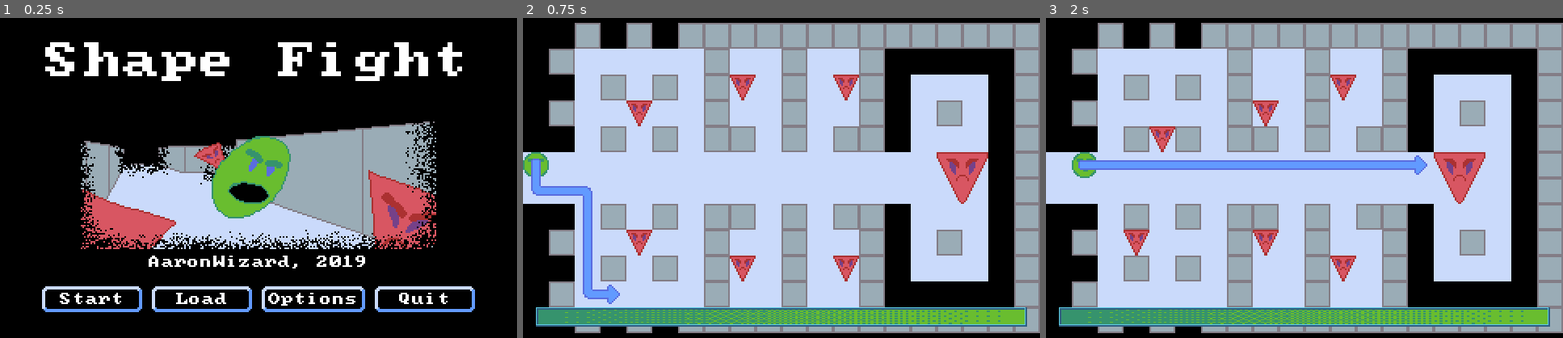
Above: before the commit, frames 1-3 (left to right).
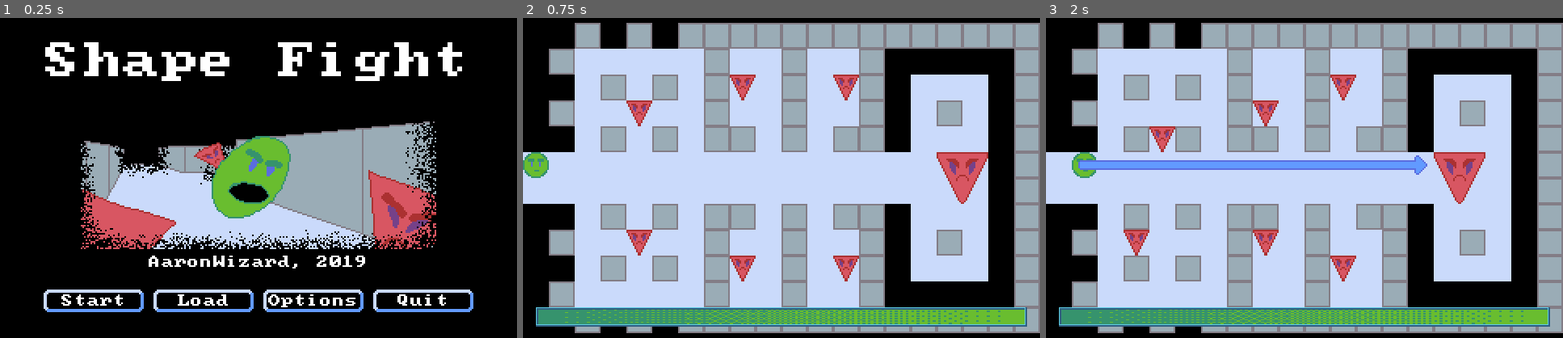
Above: after the commit, the same moments.

Repository: AaronWizard/ShapeFight
Game: Godot game, scene res://MainMenu.tscn
Same seed, same stepped clock (60 frames per second), same inputs: the game is played once before the commit and once after it.
Inputs (mouse positions are in pixels of both pictures, inside the frame that each line leads up to):
- Up to frame 1 (0.25 s): no input
- Up to frame 2 (0.75 s): click "Start" at 0.5 s
- Up to frame 3 (2 s): tap Enter at 1.25 s; move the mouse to (1418, 162) at 1.27 s; press the mouse at (1418, 162) at 1.28 s; hold Right (move_east) from 1.28 s (still down)

The runs differ from the first frame. In frame 1, 2.5% of the frame differs, in the area x 8-92%, y 83-92%; in frame 2, 1.3%; in frame 3, nothing differs.

Commit message:
Adjusted sizes of panels and buttons

Diff:
--- a/MainMenu.tscn
+++ b/MainMenu.tscn
@@ -42,37 +42,37 @@
 text = "AaronWizard, 2019"
 
 [node name="Buttons" type="HBoxContainer" parent="."]
-margin_left = 9.0
-margin_top = 150.0
-margin_right = 279.0
+margin_left = 10.0
+margin_top = 152.0
+margin_right = 278.0
 margin_bottom = 168.0
 size_flags_horizontal = 4
 size_flags_vertical = 10
 
 [node name="Start" type="Button" parent="Buttons"]
 margin_right = 64.0
-margin_bottom = 18.0
+margin_bottom = 16.0
 rect_min_size = Vector2( 64, 0 )
 text = "Start"
 
 [node name="Load" type="Button" parent="Buttons"]
 margin_left = 68.0
 margin_right = 132.0
-margin_bottom = 18.0
+margin_bottom = 16.0
 rect_min_size = Vector2( 64, 0 )
 text = "Load"
 
 [node name="Options" type="Button" parent="Buttons"]
 margin_left = 136.0
-margin_right = 202.0
-margin_bottom = 18.0
+margin_right = 200.0
+margin_bottom = 16.0
 rect_min_size = Vector2( 64, 0 )
 text = "Options"
 
 [node name="Quit" type="Button" parent="Buttons"]
-margin_left = 206.0
-margin_right = 270.0
-margin_bottom = 18.0
+margin_left = 204.0
+margin_right = 268.0
+margin_bottom = 16.0
 rect_min_size = Vector2( 64, 0 )
 text = "Quit"
 [connection signal="pressed" from="Buttons/Start" to="." method="_on_Start_pressed"]
--- a/Resources/Themes/button_normal_stylebox.tres
+++ b/Resources/Themes/button_normal_stylebox.tres
@@ -3,15 +3,13 @@
 [ext_resource path="res://Assets/Graphics/GUI/button.png" type="Texture" id=1]
 
 [resource]
-content_margin_left = 5.0
-content_margin_right = 5.0
-content_margin_top = 5.0
-content_margin_bottom = 5.0
+content_margin_left = 4.0
+content_margin_right = 4.0
+content_margin_top = 4.0
+content_margin_bottom = 4.0
 texture = ExtResource( 1 )
-region_rect = Rect2( 0, 0, 12, 12 )
-margin_left = 5.0
-margin_right = 5.0
-margin_top = 5.0
-margin_bottom = 5.0
-axis_stretch_horizontal = 2
-axis_stretch_vertical = 2
+region_rect = Rect2( 0, 0, 16, 16 )
+margin_left = 4.0
+margin_right = 4.0
+margin_top = 4.0
+margin_bottom = 4.0
--- a/Resources/Themes/button_pressed_stylebox.tres
+++ b/Resources/Themes/button_pressed_stylebox.tres
@@ -8,10 +8,8 @@
 content_margin_top = 4.0
 content_margin_bottom = 4.0
 texture = ExtResource( 1 )
-region_rect = Rect2( 13, 0, 12, 12 )
-margin_left = 5.0
-margin_right = 5.0
-margin_top = 5.0
-margin_bottom = 5.0
-axis_stretch_horizontal = 2
-axis_stretch_vertical = 2
+region_rect = Rect2( 17, 0, 16, 16 )
+margin_left = 4.0
+margin_right = 4.0
+margin_top = 4.0
+margin_bottom = 4.0
--- a/Resources/Themes/panel_stylebox.tres
+++ b/Resources/Themes/panel_stylebox.tres
@@ -8,10 +8,8 @@
 content_margin_top = 3.0
 content_margin_bottom = 3.0
 texture = ExtResource( 1 )
-region_rect = Rect2( 0, 0, 12, 12 )
+region_rect = Rect2( 0, 0, 16, 16 )
 margin_left = 3.0
 margin_right = 3.0
 margin_top = 3.0
 margin_bottom = 3.0
-axis_stretch_horizontal = 2
-axis_stretch_vertical = 2
--- a/SaveLoadDialog.tscn
+++ b/SaveLoadDialog.tscn
@@ -14,6 +14,7 @@
 margin_bottom = 197.0
 
 [node name="VBoxContainer" type="VBoxContainer" parent="ScrollContainer"]
+editor/display_folded = true
 margin_left = 3.0
 margin_top = 3.0
 margin_right = 371.0
@@ -124,29 +125,28 @@
 "
 
 [node name="VBoxContainer" type="VBoxContainer" parent="."]
-visible = false
 margin_left = 3.0
 margin_top = 3.0
-margin_right = 153.0
-margin_bottom = 110.0
+margin_right = 317.0
+margin_bottom = 197.0
 
 [node name="Buttons" type="HBoxContainer" parent="VBoxContainer"]
-margin_right = 150.0
-margin_bottom = 18.0
+margin_right = 314.0
+margin_bottom = 16.0
 
 [node name="Save" type="Button" parent="VBoxContainer/Buttons"]
-margin_right = 42.0
-margin_bottom = 18.0
+margin_right = 40.0
+margin_bottom = 16.0
 text = "Save"
 
 [node name="Load" type="Button" parent="VBoxContainer/Buttons"]
-margin_left = 46.0
-margin_right = 88.0
-margin_bottom = 18.0
+margin_left = 44.0
+margin_right = 84.0
+margin_bottom = 16.0
 text = "Load"
 
 [node name="Delete" type="Button" parent="VBoxContainer/Buttons"]
-margin_left = 92.0
-margin_right = 150.0
-margin_bottom = 18.0
+margin_left = 88.0
+margin_right = 144.0
+margin_bottom = 16.0
 text = "Delete"
Binary file changed: Assets/Graphics/GUI/button.png
Binary file changed: Assets/Graphics/GUI/panel.png
